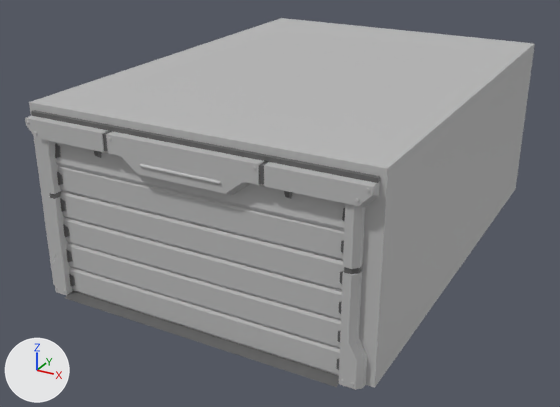
What one commit did to the FBX model Assets/Graphic/Models/garageDoor.fbx.
Camera for both pictures: a camera (50 mm lens) standing at (11.25, -15.49, 12.3) and looking at (-0.66, 6.17, 1.47). Arrows for +X, +Y and +Z are at lower left; the lights stay in place. Where no turn or scale is listed for an object, it has been applied to the vertices.

Objects in the first picture: 'Back', 'body', 'part1', 'part2', 'part3', 'part4', 'part5', 'part6'.
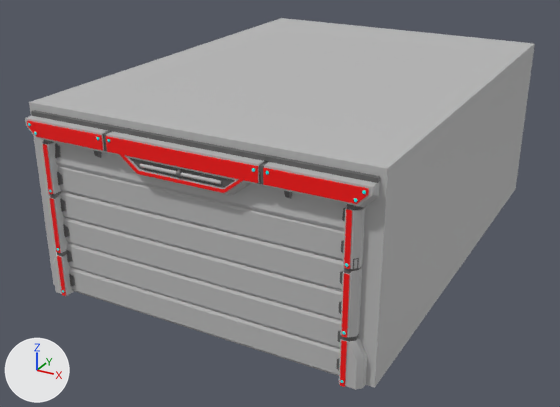
Commit message: change garage door

What differs and where, as boxes [x1, y1, x2, y2] in the pictures (560 x 407 px):
'body', recoloured, reshaped: [25, 110, 380, 390] in both
part 1 of me_mesh_002, added: after [176, 169, 183, 178]
part 2 of me_mesh_002, built on: before [49, 192, 362, 386]; after [25, 118, 372, 387]

What changed in the scene script:
```text
Change mat_lambert3:
    mat_lambert3.base_color: (0.5, 0.5, 0.5) -> (1.0, 0.0, 0.0)  # grey #bcbcbc -> red #ff0000
Add mat_lambert4:
    mat_lambert4 = principled_material('lambert4')
    mat_lambert4.base_color = (0.0, 1.0, 1.0)  # cyan #00ffff
Change me_mesh_002:
    used by ob_body; location = (0.0, 0.0, 0.0)
    remove me_mesh_002.from_pydata(...)  # 382 vertices, 402 faces; spans x -5.33..5.33, y -0.46..0.61, z 0.0..5.78
    add me_mesh_002.from_pydata(...)  # 835 vertices, 876 faces; spans x -5.33..5.33, y -0.49..0.0, z 0.0..5.78
    me_mesh_002 part 1: a new loose piece of 69 vertices spanning x -0.07..0.07, y -0.49..-0.34, z 4.87..5.07, in mat_lambert2 (dark grey #626262)
    me_mesh_002 part 2: 8 vertices moved from x -5.0..5.0, y -0.16..0.0, z 3.26 to x -4.98..4.98, y -0.16..-0.01, z 1.35..3.36; 20 vertices removed from x -5.0..5.0, y -0.46..0.61, z 0.0..3.26; 324 vertices added at x -5.23..5.23, y -0.43..0.0, z 0.0..5.78
    add me_mesh_002.materials.append(mat_lambert4)  # cyan #00ffff
```
